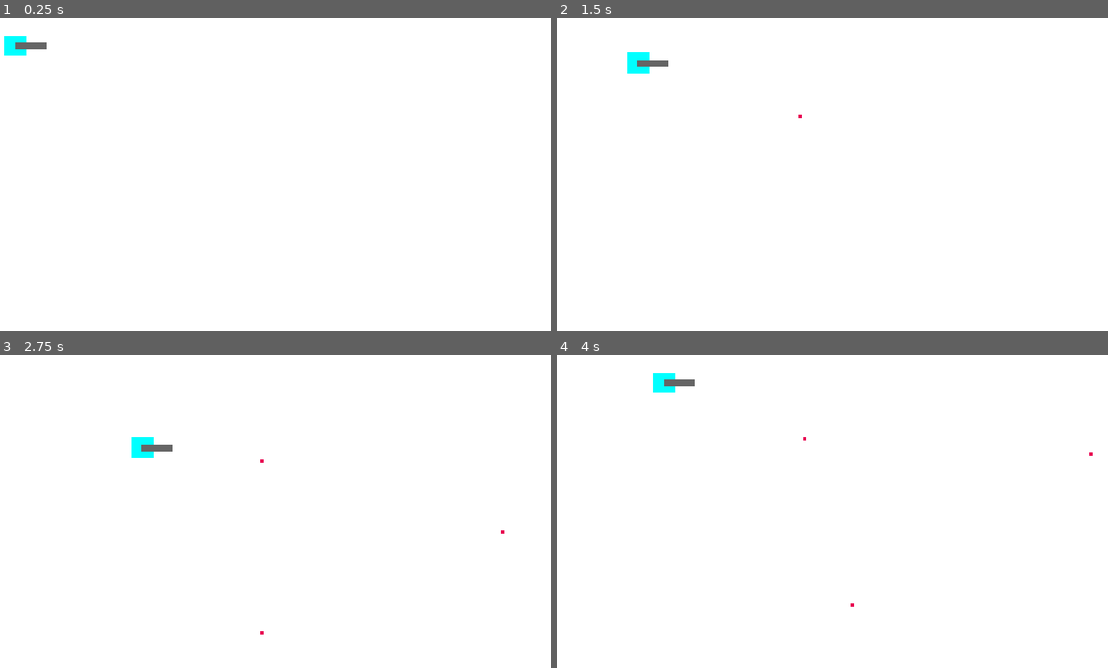
Above: before the commit, frames 1-4 (two rows, left to right).
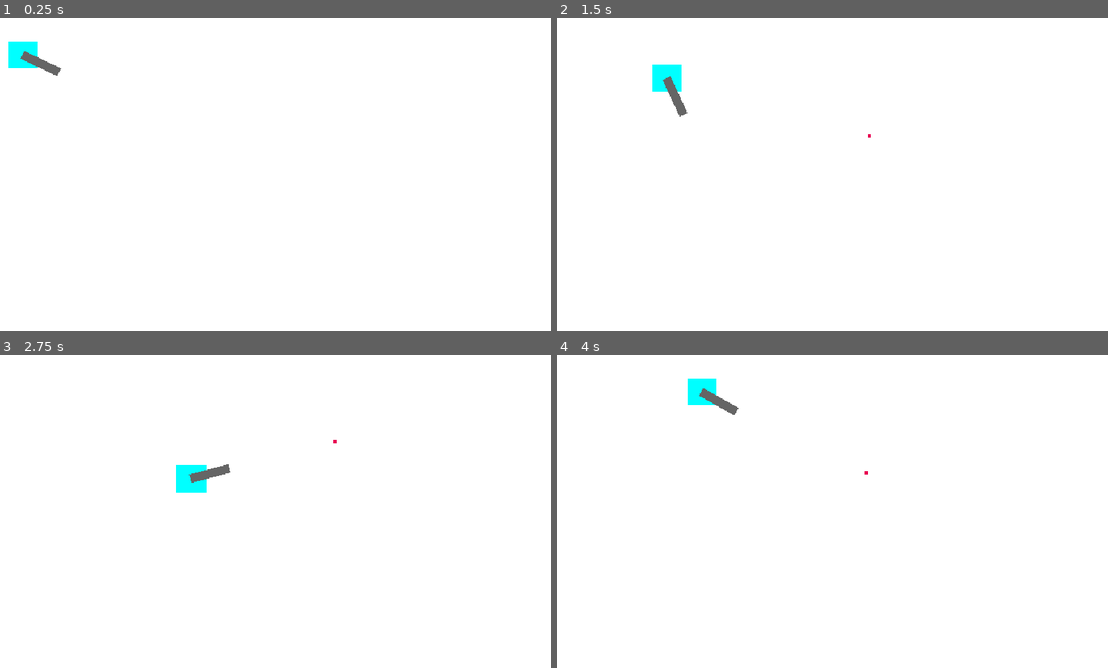
Above: after the commit, the same moments.

Repository: joe50115/Birb-Bunkers
Game: Godot game, scene res://game/world.tscn
Same seed, same stepped clock (60 frames per second), same inputs: the game is played once before the commit and once after it. Before the commit the project starts from res://game/main.tscn.
Inputs (mouse positions are in pixels of both pictures, inside the frame that each line leads up to):
- Up to frame 1 (0.25 s): no input
- Up to frame 2 (1.5 s): tap Enter at 0.5 s; move the mouse to (953, 158) at 0.52 s; hold D (move_right) 0.53-1.28 s; hold Space (continue, bound only after the commit) 0.53-1.28 s; click (953, 158) at 0.6 s; move the mouse to (716, 190) at 1.27 s; hold S (move_down) from 1.28 s (still down); tap Space (continue, bound only after the commit) at 1.35 s
- Up to frame 3 (2.75 s): click (159, 527) at 1.55 s; move the mouse to (330, 442) at 2.02 s; release S (move_down) at 2.03 s; hold D (move_right) from 2.03 s (still down); hold Space (continue, bound only after the commit) from 2.03 s (still down); click (330, 442) at 2.1 s
- Up to frame 4 (4 s): move the mouse to (799, 574) at 2.77 s; release D (move_right) at 2.78 s; release Space (continue, bound only after the commit) at 2.78 s; hold W (move_up) 2.78-3.53 s; tap Space (continue, bound only after the commit) at 2.85 s; click (799, 574) at 3.05 s; move the mouse to (997, 558) at 3.52 s; hold A (move_left) from 3.53 s (still down); hold Space (continue, bound only after the commit) from 3.53 s (still down); click (997, 558) at 3.6 s

The runs differ from the first frame. In frame 1, 0.6% of the frame differs, in the area x 0-12%, y 5-19%; in frame 2, 0.9%; in frame 3, 1.0%, in the area x 23-92%, y 26-90%; in frame 4, 0.9%.

Commit message:
rotate gun and centerd bullets controller usable

Diff:
--- /dev/null
+++ b/game/Menus/main_menu.gd
@@ -0,0 +1,22 @@
+extends Control
+
+const PLAYER_SELECT_PATH: String = "res://game/Menus/player_select.tscn"
+const SETTINGS_MENU_PATH: String = "res://game/Menus/settings_menu.tscn"
+const SPLASH_SCREEN_PATH: String = "res://game/Menus/splash_screen.tscn"
+
+
+func _on_play_button_pressed() -> void:
+	get_tree().change_scene_to_file(PLAYER_SELECT_PATH)
+
+
+func _on_settings_button_pressed() -> void:
+	get_tree().change_scene_to_file(SETTINGS_MENU_PATH)
+
+
+func _on_quit_button_pressed() -> void:
+	get_tree().change_scene_to_file(SPLASH_SCREEN_PATH)
+
+@onready var first_button: Button =  $CenterContainer/VBoxContainer/PlayButton
+
+func _ready() -> void:
+	first_button.grab_focus.call_deferred()
--- /dev/null
+++ b/game/Menus/main_menu.tscn
@@ -0,0 +1,60 @@
+[gd_scene format=3 uid="uid://b1kii30ts50kj"]
+
+[ext_resource type="Script" uid="uid://l0xhxbb2q6st" path="res://game/Menus/main_menu.gd" id="1_8p63b"]
+[ext_resource type="Texture2D" uid="uid://dpt27m6rl4yem" path="res://icon.svg" id="2_yf3gv"]
+
+[node name="MainMenu" type="Control" unique_id=1222368103]
+layout_mode = 3
+anchors_preset = 15
+anchor_right = 1.0
+anchor_bottom = 1.0
+grow_horizontal = 2
+grow_vertical = 2
+script = ExtResource("1_8p63b")
+
+[node name="TextureRect" type="TextureRect" parent="." unique_id=2085836568]
+layout_mode = 1
+anchors_preset = 15
+anchor_right = 1.0
+anchor_bottom = 1.0
+grow_horizontal = 2
+grow_vertical = 2
+texture = ExtResource("2_yf3gv")
+
+[node name="CenterContainer" type="CenterContainer" parent="." unique_id=2126259617]
+layout_mode = 1
+anchors_preset = -1
+anchor_right = 1.0
+anchor_bottom = 1.0
+offset_top = 200.0
+grow_horizontal = 2
+grow_vertical = 2
+
+[node name="VBoxContainer" type="VBoxContainer" parent="CenterContainer" unique_id=249356960]
+layout_mode = 2
+
+[node name="PlayButton" type="Button" parent="CenterContainer/VBoxContainer" unique_id=1591896123]
+custom_minimum_size = Vector2(250, 70)
+layout_mode = 2
+focus_neighbor_bottom = NodePath("../SettingsButton")
+theme_override_font_sizes/font_size = 45
+text = "Play"
+
+[node name="SettingsButton" type="Button" parent="CenterContainer/VBoxContainer" unique_id=1308589444]
+custom_minimum_size = Vector2(250, 70)
+layout_mode = 2
+focus_neighbor_top = NodePath("../PlayButton")
+focus_neighbor_bottom = NodePath("../QuitButton")
+theme_override_font_sizes/font_size = 45
+text = "Settings"
+
+[node name="QuitButton" type="Button" parent="CenterContainer/VBoxContainer" unique_id=1489191797]
+custom_minimum_size = Vector2(300, 70)
+layout_mode = 2
+focus_neighbor_top = NodePath("../SettingsButton")
+theme_override_font_sizes/font_size = 45
+text = "Quit"
+
+[connection signal="pressed" from="CenterContainer/VBoxContainer/PlayButton" to="." method="_on_play_button_pressed"]
+[connection signal="pressed" from="CenterContainer/VBoxContainer/SettingsButton" to="." method="_on_settings_button_pressed"]
+[connection signal="pressed" from="CenterContainer/VBoxContainer/QuitButton" to="." method="_on_quit_button_pressed"]
--- /dev/null
+++ b/game/Menus/player_select.gd
@@ -0,0 +1,11 @@
+extends Control
+
+const MAIN_MENU_PATH: String = "res://game/Menus/main_menu.tscn"
+
+func _on_back_player_select_pressed() -> void:
+	get_tree().change_scene_to_file(MAIN_MENU_PATH)
+
+@onready var first_button: Button =  $CenterContainer/BackPlayerSelect
+
+func _ready() -> void:
+	first_button.grab_focus.call_deferred()
--- /dev/null
+++ b/game/Menus/player_select.tscn
@@ -0,0 +1,41 @@
+[gd_scene format=3 uid="uid://5qf3d1t6rrie"]
+
+[ext_resource type="Script" uid="uid://b1i6cvjkiai4j" path="res://game/Menus/player_select.gd" id="1_23kbb"]
+[ext_resource type="Texture2D" uid="uid://c6ur3obswgae4" path="res://Splash example.png" id="2_kgpwq"]
+
+[node name="PlayerSelect" type="Control" unique_id=818436395]
+layout_mode = 3
+anchors_preset = 15
+anchor_right = 1.0
+anchor_bottom = 1.0
+grow_horizontal = 2
+grow_vertical = 2
+script = ExtResource("1_23kbb")
+
+[node name="TextureRect" type="TextureRect" parent="." unique_id=1482895959]
+modulate = Color(0.047058824, 0.29411766, 1, 1)
+layout_mode = 1
+anchors_preset = 15
+anchor_right = 1.0
+anchor_bottom = 1.0
+grow_horizontal = 2
+grow_vertical = 2
+texture = ExtResource("2_kgpwq")
+
+[node name="CenterContainer" type="CenterContainer" parent="." unique_id=397222492]
+layout_mode = 1
+anchors_preset = 15
+anchor_right = 1.0
+anchor_bottom = 1.0
+offset_top = 340.0
+offset_right = -480.0
+grow_horizontal = 2
+grow_vertical = 2
+
+[node name="BackPlayerSelect" type="Button" parent="CenterContainer" unique_id=2059123743]
+custom_minimum_size = Vector2(175, 70)
+layout_mode = 2
+theme_override_font_sizes/font_size = 28
+text = "BACK"
+
+[connection signal="pressed" from="CenterContainer/BackPlayerSelect" to="." method="_on_back_player_select_pressed"]
--- /dev/null
+++ b/game/Menus/settings_menu.gd
@@ -0,0 +1,10 @@
+extends Control
+const MAIN_MENU_PATH: String = "res://game/Menus/main_menu.tscn"
+
+func _on_back_settings_pressed() -> void:
+	get_tree().change_scene_to_file(MAIN_MENU_PATH)
+
+@onready var first_button: Button =  $CenterContainer/BackSettings
+
+func _ready() -> void:
+	first_button.grab_focus.call_deferred()
--- /dev/null
+++ b/game/Menus/settings_menu.tscn
@@ -0,0 +1,39 @@
+[gd_scene format=3 uid="uid://cyru3ilohl0ix"]
+
+[ext_resource type="Script" uid="uid://cutou4lt2t8yg" path="res://game/Menus/settings_menu.gd" id="1_ih8ha"]
+[ext_resource type="Texture2D" uid="uid://c6ur3obswgae4" path="res://Splash example.png" id="2_wj8w6"]
+
+[node name="SettingsMenu" type="Control" unique_id=786916250]
+layout_mode = 3
+anchors_preset = 15
+anchor_right = 1.0
+anchor_bottom = 1.0
+grow_horizontal = 2
+grow_vertical = 2
+script = ExtResource("1_ih8ha")
+
+[node name="TextureRect" type="TextureRect" parent="." unique_id=1733894134]
+modulate = Color(1, 0.019607844, 0.05490196, 1)
+layout_mode = 1
+anchors_preset = 15
+anchor_right = 1.0
+anchor_bottom = 1.0
+grow_horizontal = 2
+grow_vertical = 2
+texture = ExtResource("2_wj8w6")
+
+[node name="CenterContainer" type="CenterContainer" parent="." unique_id=211308096]
+layout_mode = 1
+anchors_preset = 15
+anchor_right = 1.0
+anchor_bottom = 1.0
+grow_horizontal = 2
+grow_vertical = 2
+
+[node name="BackSettings" type="Button" parent="CenterContainer" unique_id=1705557564]
+custom_minimum_size = Vector2(175, 70)
+layout_mode = 2
+theme_override_font_sizes/font_size = 28
+text = "BACK"
+
+[connection signal="pressed" from="CenterContainer/BackSettings" to="." method="_on_back_settings_pressed"]
--- /dev/null
+++ b/game/Menus/splash_screen.gd
@@ -0,0 +1,8 @@
+extends Control
+
+const MAIN_MENU_PATH: String = "res://game/Menus/main_menu.tscn"
+
+
+func _unhandled_input(event: InputEvent) -> void:
+	if event.is_action_pressed("continue"):
+		get_tree().change_scene_to_file(MAIN_MENU_PATH)
--- /dev/null
+++ b/game/Menus/splash_screen.tscn
@@ -0,0 +1,22 @@
+[gd_scene format=3 uid="uid://m4h2kuadh1on"]
+
+[ext_resource type="Script" uid="uid://n1sea2t46ub5" path="res://game/Menus/splash_screen.gd" id="1_nrl3n"]
+[ext_resource type="Texture2D" uid="uid://c6ur3obswgae4" path="res://Splash example.png" id="2_cbsvj"]
+
+[node name="SplashScreen" type="Control" unique_id=88686256]
+layout_mode = 3
+anchors_preset = 15
+anchor_right = 1.0
+anchor_bottom = 1.0
+grow_horizontal = 2
+grow_vertical = 2
+script = ExtResource("1_nrl3n")
+
+[node name="TextureRect" type="TextureRect" parent="." unique_id=985182666]
+layout_mode = 1
+anchors_preset = 15
+anchor_right = 1.0
+anchor_bottom = 1.0
+grow_horizontal = 2
+grow_vertical = 2
+texture = ExtResource("2_cbsvj")
--- a/game/entities/player/player_test.gd
+++ b/game/entities/player/player_test.gd
@@ -1,15 +1,22 @@
-extends CharacterBody2D  #connects the script to the node
+extends CharacterBody2D
+
+@export var speed: float = 200.0
+
+@onready var gun: Node2D = $gun
+
+var aim_direction: Vector2 = Vector2.RIGHT
+var using_controller_aim: bool = false
 
 
-# makes speed var for player show up in inspector
-@export var speed: float = 200.0
+func _input(event: InputEvent) -> void:
+	# Moving the mouse switches aiming back to the mouse.
+	if event is InputEventMouseMotion:
+		using_controller_aim = false
 
-# a physic process is a type of func that calls every physic frame
-func _physics_process(delta: float) -> void:
+
+func _physics_process(_delta: float) -> void:
 	var direction := Vector2.ZERO
 
-
-	# move characters in x,y planes based on input
 	if Input.is_action_pressed("move_up"):
 		direction.y -= 1
 	if Input.is_action_pressed("move_down"):
@@ -19,12 +26,35 @@
 	if Input.is_action_pressed("move_right"):
 		direction.x += 1
 
-	direction	 = direction.normalized() # makes all directions even diagnolly move equally
+	direction = direction.normalized()
 	velocity = direction * speed
-
 	move_and_slide()
 
+
+	# Read the right-stick direction every frame.
+	var stick_aim := Input.get_vector(
+		"aim_left",
+		"aim_right",
+		"aim_up",
+		"aim_down"
+	)
+
+	if stick_aim.length() > 0.2:
+		using_controller_aim = true
+		aim_direction = stick_aim.normalized()
+
+	# Use mouse aiming whenever the mouse was the last aiming device.
+	elif not using_controller_aim:
+		var mouse_aim := get_global_mouse_position() - gun.global_position
+
+		if mouse_aim.length() > 1.0:
+			aim_direction = mouse_aim.normalized()
+
+
+	# Rotate the physical gun toward the aim direction.
+	gun.rotation = aim_direction.angle()
+
+
+	# Fire in the exact direction the gun is facing.
 	if Input.is_action_just_pressed("fire"):
-		var gun = get_node("gun")
-		var aim_direction = (get_global_mouse_position() - gun.global_position).normalized()
 		gun.fire(aim_direction)
--- a/game/entities/projectiles/bullet.tscn
+++ b/game/entities/projectiles/bullet.tscn
@@ -3,23 +3,21 @@
 [ext_resource type="Script" uid="uid://br8mfolfkyd1f" path="res://game/entities/projectiles/bullet.gd" id="1_mxdcr"]
 
 [sub_resource type="RectangleShape2D" id="RectangleShape2D_db4e1"]
-size = Vector2(66.666664, 66.66666)
+size = Vector2(6, 6)
 
 [node name="bullet" type="Area2D" unique_id=1243753891]
 script = ExtResource("1_mxdcr")
 
 [node name="ColorRect" type="ColorRect" parent="." unique_id=93429306]
-offset_left = 15.999999
-offset_top = 32.0
-offset_right = 83.471344
-offset_bottom = 99.96704
-scale = Vector2(0.11856889, 0.117704146)
+anchors_preset = -1
+offset_left = -3.0
+offset_top = -3.0
+offset_right = 3.0
+offset_bottom = 3.0
 mouse_filter = 2
 color = Color(0.9098039, 0, 0.3137255, 1)
 
 [node name="CollisionShape2D" type="CollisionShape2D" parent="." unique_id=200637725]
-position = Vector2(20, 36)
-scale = Vector2(0.12, 0.12)
 shape = SubResource("RectangleShape2D_db4e1")
 
 [node name="Timer" type="Timer" parent="." unique_id=1068691383]
--- a/game/entities/weapons/gun.tscn
+++ b/game/entities/weapons/gun.tscn
@@ -9,13 +9,13 @@
 
 [node name="ColorRect" type="ColorRect" parent="." unique_id=2129960651]
 offset_top = -8.0
-offset_right = 72.0
-offset_bottom = 8.0
+offset_right = 70.0
+offset_bottom = 7.0
 mouse_filter = 2
 color = Color(0.39688927, 0.39688927, 0.39688924, 1)
 
 [node name="muzzle" type="Marker2D" parent="." unique_id=717453693]
-position = Vector2(72, 0)
+position = Vector2(70, 0)
 
 [node name="FireCoolDown" type="Timer" parent="." unique_id=68645328]
 wait_time = 0.07100000000000001
--- /dev/null
+++ b/game/maps/game_map.gd
@@ -0,0 +1,11 @@
+extends Node2D
+
+
+# Called when the node enters the scene tree for the first time.
+func _ready() -> void:
+	pass # Replace with function body.
+
+
+# Called every frame. 'delta' is the elapsed time since the previous frame.
+func _process(delta: float) -> void:
+	pass
--- /dev/null
+++ b/game/maps/game_map.tscn
@@ -0,0 +1,14 @@
+[gd_scene format=3 uid="uid://bsu06ld77ep"]
+
+[ext_resource type="Script" uid="uid://ckn5ihfgaiolt" path="res://game/maps/game_map.gd" id="1_86jhl"]
+
+[node name="GameMap" type="Node2D" unique_id=365001543]
+script = ExtResource("1_86jhl")
+
+[node name="Node2D" type="Node2D" parent="." unique_id=733077008]
+
+[node name="TileMapLayer" type="TileMapLayer" parent="Node2D" unique_id=1510063328]
+
+[node name="TileMapLayer2" type="TileMapLayer" parent="Node2D" unique_id=591433004]
+
+[node name="TileMapLayer3" type="TileMapLayer" parent="Node2D" unique_id=1988754433]
--- a/project.godot
+++ b/project.godot
@@ -17,52 +17,76 @@
 
 [display]
 
-window/size/viewport_width=1280
-window/size/viewport_height=720
+window/size/viewport_width=960
+window/size/viewport_height=540
 window/stretch/mode="canvas_items"
 window/stretch/aspect="expand"
 
 [input]
 
+ui_accept={
+"deadzone": 0.5,
+"events": [Object(InputEventKey,"resource_local_to_scene":false,"resource_name":"","device":16,"window_id":0,"alt_pressed":false,"shift_pressed":false,"ctrl_pressed":false,"meta_pressed":false,"pressed":false,"keycode":4194309,"physical_keycode":0,"key_label":0,"unicode":0,"location":0,"echo":false,"script":null)
+, Object(InputEventKey,"resource_local_to_scene":false,"resource_name":"","device":16,"window_id":0,"alt_pressed":false,"shift_pressed":false,"ctrl_pressed":false,"meta_pressed":false,"pressed":false,"keycode":4194310,"physical_keycode":0,"key_label":0,"unicode":0,"location":0,"echo":false,"script":null)
+, Object(InputEventKey,"resource_local_to_scene":false,"resource_name":"","device":16,"window_id":0,"alt_pressed":false,"shift_pressed":false,"ctrl_pressed":false,"meta_pressed":false,"pressed":false,"keycode":32,"physical_keycode":0,"key_label":0,"unicode":32,"location":0,"echo":false,"script":null)
+, Object(InputEventJoypadButton,"resource_local_to_scene":false,"resource_name":"","device":-1,"button_index":0,"pressure":0.0,"pressed":true,"script":null)
+]
+}
 move_up={
 "deadzone": 0.2,
 "events": [Object(InputEventKey,"resource_local_to_scene":false,"resource_name":"","device":16,"window_id":0,"alt_press …(190 unchanged characters)…
+, Object(InputEventJoypadMotion,"resource_local_to_scene":false,"resource_name":"","device":-1,"axis":1,"axis_value":-1.0,"script":null)
 ]
 }
 move_down={
 "deadzone": 0.2,
 "events": [Object(InputEventKey,"resource_local_to_scene":false,"resource_name":"","device":-1,"window_id":0,"alt_press …(192 unchanged characters)…
+, Object(InputEventJoypadMotion,"resource_local_to_scene":false,"resource_name":"","device":-1,"axis":1,"axis_value":1.0,"script":null)
 ]
 }
 move_left={
 "deadzone": 0.2,
 "events": [Object(InputEventKey,"resource_local_to_scene":false,"resource_name":"","device":-1,"window_id":0,"alt_press …(191 unchanged characters)…
+, Object(InputEventJoypadMotion,"resource_local_to_scene":false,"resource_name":"","device":-1,"axis":0,"axis_value":-1.0,"script":null)
 ]
 }
 move_right={
 "deadzone": 0.2,
 "events": [Object(InputEventKey,"resource_local_to_scene":false,"resource_name":"","device":-1,"window_id":0,"alt_press …(192 unchanged characters)…
+, Object(InputEventJoypadMotion,"resource_local_to_scene":false,"resource_name":"","device":-1,"axis":0,"axis_value":1.0,"script":null)
 ]
-}
-move_up_controller={
-"deadzone": 0.2,
-"events": []
-}
-move_down_controller={
-"deadzone": 0.2,
-"events": []
-}
-move_left_controller={
-"deadzone": 0.2,
-"events": []
-}
-move_right_controller={
-"deadzone": 0.2,
-"events": []
 }
 fire={
 "deadzone": 0.2,
-"events": [Object(InputEventMouseButton,"resource_local_to_s …(136 unchanged characters)… alse,"button_mask":1,"position":Vector2(140, 23),"global_position":Vector2(149, 71),"factor":1.0,"button_index":1,"canceled":false,"pressed":true,"double_click":false,"script":null)
+"events": [Object(InputEventMouseButton,"resource_local_to_s …(136 unchanged characters)… alse,"button_mask":1,"position":Vector2(76, 16),"global_position":Vector2(85, 64),"factor":1.0,"button_index":1,"canceled":false,"pressed":true,"double_click":false,"script":null)
+, Object(InputEventJoypadMotion,"resource_local_to_scene":false,"resource_name":"","device":-1,"axis":5,"axis_value":1.0,"script":null)
+]
+}
+continue={
+"deadzone": 0.2,
+"events": [Object(InputEventKey,"resource_local_to_scene":false,"resource_name":"","device":-1,"window_id":0,"alt_pressed":false,"shift_pressed":false,"ctrl_pressed":false,"meta_pressed":false,"pressed":false,"keycode":0,"physical_keycode":32,"key_label":0,"unicode":32,"location":0,"echo":false,"script":null)
+, Object(InputEventKey,"resource_local_to_scene":false,"resource_name":"","device":-1,"window_id":0,"alt_pressed":false,"shift_pressed":false,"ctrl_pressed":false,"meta_pressed":false,"pressed":false,"keycode":0,"physical_keycode":4194309,"key_label":0,"unicode":0,"location":0,"echo":false,"script":null)
+, Object(InputEventJoypadButton,"resource_local_to_scene":false,"resource_name":"","device":-1,"button_index":0,"pressure":0.0,"pressed":false,"script":null)
+]
+}
+aim_up={
+"deadzone": 0.2,
+"events": [Object(InputEventJoypadMotion,"resource_local_to_scene":false,"resource_name":"","device":-1,"axis":3,"axis_value":-1.0,"script":null)
+]
+}
+aim_down={
+"deadzone": 0.2,
+"events": [Object(InputEventJoypadMotion,"resource_local_to_scene":false,"resource_name":"","device":-1,"axis":3,"axis_value":1.0,"script":null)
+]
+}
+aim_left={
+"deadzone": 0.2,
+"events": [Object(InputEventJoypadMotion,"resource_local_to_scene":false,"resource_name":"","device":-1,"axis":2,"axis_value":-1.0,"script":null)
+]
+}
+aim_right={
+"deadzone": 0.2,
+"events": [Object(InputEventJoypadMotion,"resource_local_to_scene":false,"resource_name":"","device":-1,"axis":2,"axis_value":1.0,"script":null)
 ]
 }
 
Binary file added: Splash example.png
Not shown, added: Splash example.png.import
Not shown, added: game/Menus/main_menu.gd.uid
Not shown, added: game/Menus/player_select.gd.uid
Not shown, added: game/Menus/settings_menu.gd.uid
Not shown, added: game/Menus/splash_screen.gd.uid
Not shown, added: game/maps/game_map.gd.uid
Renamed: game/main.tscn -> game/world.tscn
Not shown, added: game/Menus/splash_screen.tscn463122976.tmp
